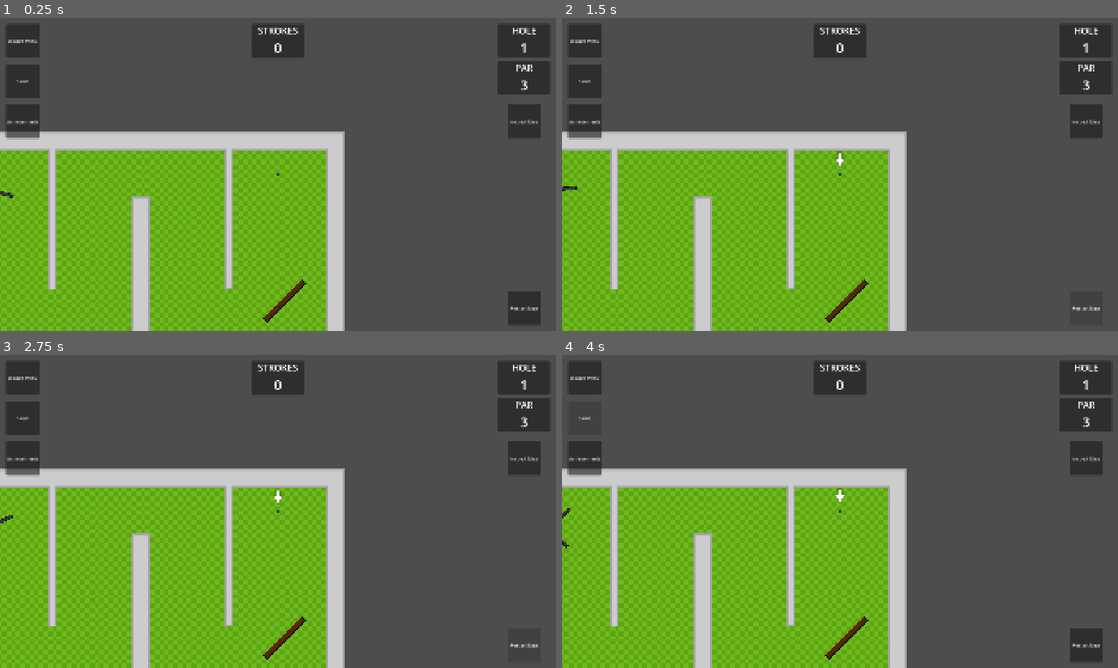
Above: before the commit, frames 1-4 (two rows, left to right).
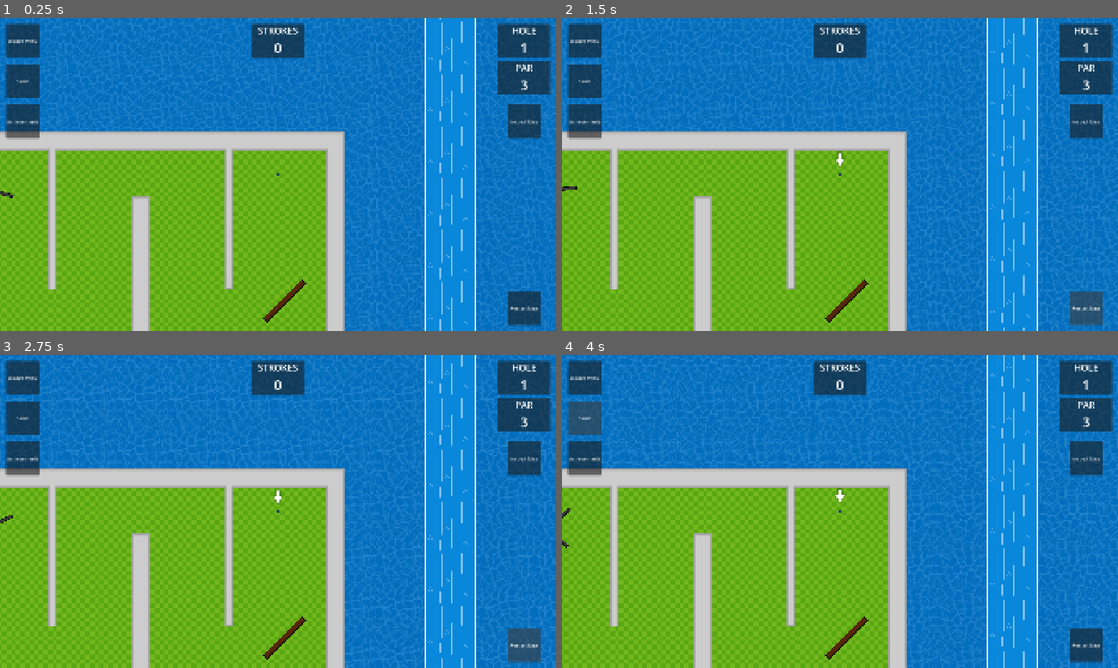
Above: after the commit, the same moments.

Repository: Crimbane/top-down-minigolf
Game: Godot game, scene res://Stages/Game/game.tscn
Two runs of this game, one before a commit and one after it. Both use one fixed random seed, a clock stepped at 60 frames per second and the inputs below. The engine's default icon, where the game draws it, is replaced by a stand-in: a white triangle on a blue panel in a dark square.
Inputs:
- Up to frame 1 (0.25 s): no input
- Up to frame 2 (1.5 s): click "Restart Map" at 0.5 s; click "Restart Map" at 1.25 s
- Up to frame 3 (2.75 s): click "Restart Map" at 2 s
- Up to frame 4 (4 s): click "Inspect Map" at 2.75 s; click "Skins" at 3.5 s

The runs differ from the first frame. In frame 1, 60% of the frame differs, in the area x 0-100%, y 0-100%; in frame 2, 60%; in frame 3, 60%; in frame 4, 60%.

Commit message:
Fixed issue with water map layer

Diff:
--- a/Stages/Tileset/tile_map_layer_water.tscn
+++ b/Stages/Tileset/tile_map_layer_water.tscn
@@ -6,7 +6,6 @@
 [ext_resource type="Texture2D" uid="uid://bw28kg260mnvl" path="res://Stages/Tileset/Rushing water/Rushing water.svg" id="4_g5wvi"]
 [ext_resource type="Texture2D" uid="uid://deotnw102ffg3" path="res://Stages/Tileset/Rushing water/Rushing water foam borders.svg" id="4_v71xr"]
 [ext_resource type="Texture2D" uid="uid://dxokwucj3iaja" path="res://Stages/Tileset/Rushing water/Rushing water streaks.svg" id="5_fyva8"]
-[ext_resource type="Texture2D" uid="uid://p333lnr6by81" path="res://Stages/Tileset/Sand seamless.png" id="7_fyva8"]
 
 [sub_resource type="ShaderMaterial" id="ShaderMaterial_x4ksy"]
 shader = ExtResource("1_vmaci")
@@ -33,19 +32,13 @@
 0:0/0 = 0
 0:0/0/material = SubResource("ShaderMaterial_2rwl0")
 
-[sub_resource type="TileSetAtlasSource" id="TileSetAtlasSource_rpn5y"]
-texture = ExtResource("7_fyva8")
-texture_region_size = Vector2i(512, 512)
-0:0/0 = 0
-
 [sub_resource type="TileSet" id="TileSet_t1yug"]
 tile_size = Vector2i(512, 512)
 sources/0 = SubResource("TileSetAtlasSource_vmaci")
 sources/1 = SubResource("TileSetAtlasSource_v71xr")
-sources/2 = SubResource("TileSetAtlasSource_rpn5y")
 
 [node name="TileMapLayer Water" type="TileMapLayer" unique_id=783580211]
 texture_repeat = 2
 scale = Vector2(0.35, 0.35)
-tile_map_data = PackedByteArray(0, 0, 2, 0, 1, 0, 0, 0, 0, 0, 0, 0, 0, 0, 0, 0, 3, 0, 1, 0, 0, 0, 0, 0, 0, 0, 1, 0, 3, 0, 1, 0, 0, 0, 0, 0, 0, 0, 5, 0, 0, 0, 2, 0, 0, 0, 0, 0, 0, 0, 6, 0, 0, 0, 2, 0, 0, 0, 0, 0, 0, 0)
+tile_map_data = PackedByteArray(0, 0, 2, 0, 1, 0, 0, 0, 0, 0, 0, 0, 0, 0, 0, 0, 3, 0, 1, 0, 0, 0, 0, 0, 0, 0, 1, 0, 3, 0, 1, 0, 0, 0, 0, 0, 0, 0)
 tile_set = SubResource("TileSet_t1yug")
